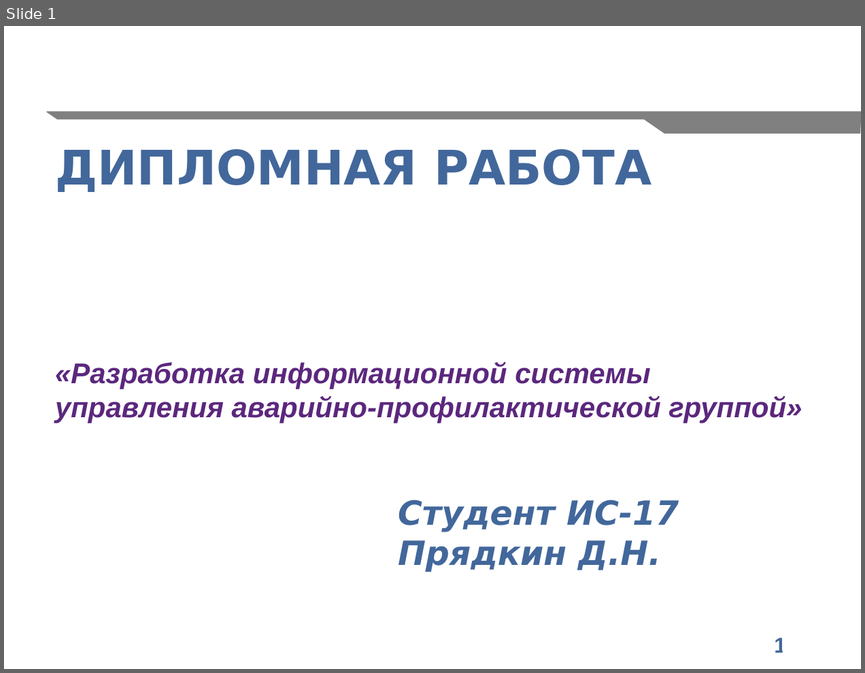
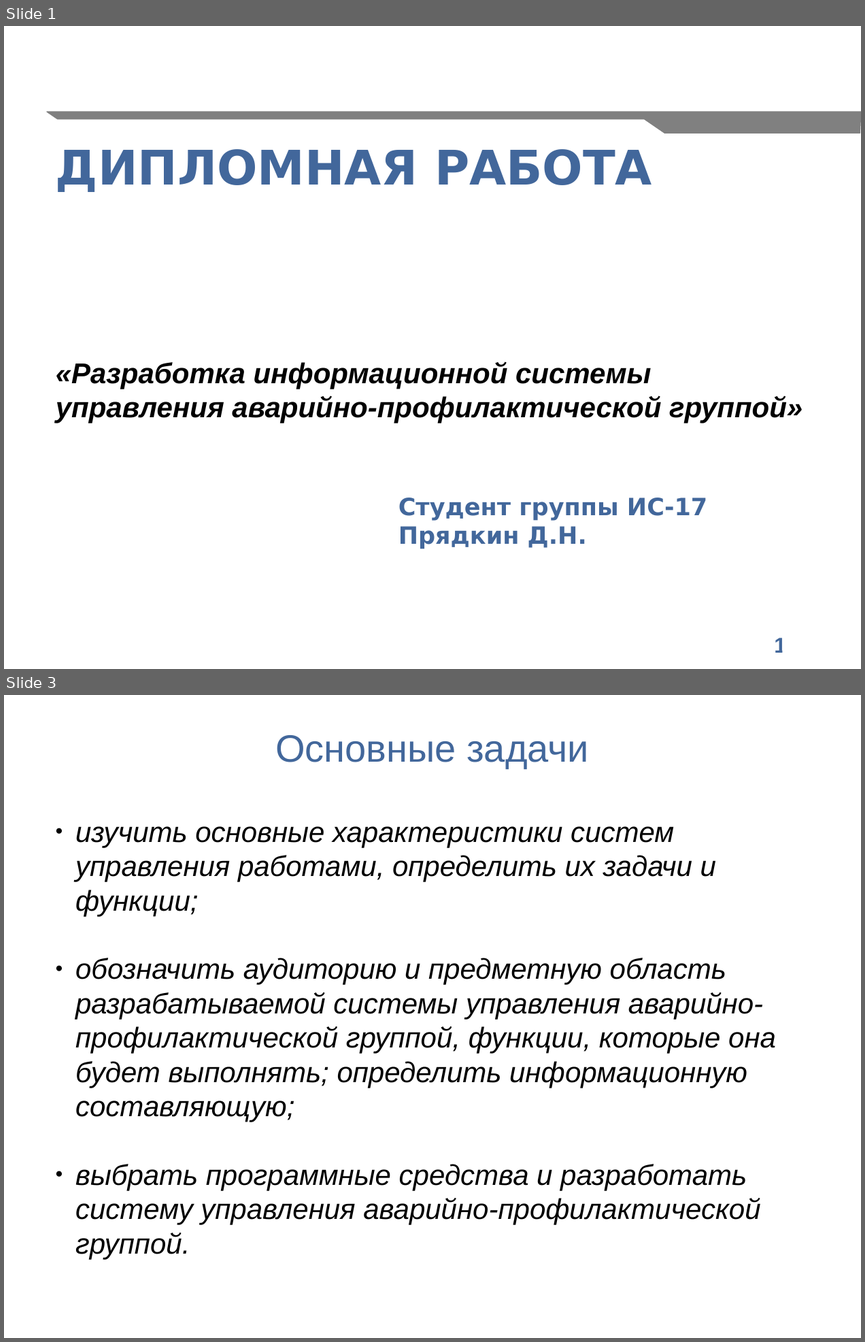
Before and after one commit to Dzmitry2020/workbook, a slide deck: docs/myPresentation.odp. Shown one above the other, each under a label of ours: slide 1 before the commit, slides 1 and 3 after it; the slides between them are not shown. The pictures are 865x673 and 865x1342 pixels, drawn with LibreOffice and Linux fonts; fonts in the diff are those of the drawing; background and template pictures are left out. Boxes give left, top, right and bottom in pixels: in the first picture for what was removed or moved away, otherwise in the second. Text is boxed around its words. In the diff, an @@ line names an element or a change of style, - is before the commit and + after.

```diff
--- a/docs/myPresentation.odp
+++ b/docs/myPresentation.odp
@@ slide 3 added at <box>4,695,861,1338</box>, background #FFFFFF @@
@@ text added at <box>275,735,589,769</box>, 32 pt, text #42679B @@
+Основные задачи
@@ text added at <box>75,826,776,1225</box>, 24 pt, text #000000, italic @@
+● изучить основные характеристики систем управления работами, определить их задачи и функции;
+● обозначить аудиторию и предметную область разрабатываемой системы управления аварийно-профилактической группой, функции, которые она будет выполнять; определить информационную составляющую;
+● выбрать программные средства и разработать систему управления аварийно-профилактической группой.
@@ slide 1 changed as well @@
@@ free "ДИПЛОМНАЯ РАБОТА": place and size @@
-free "ДИПЛОМНАЯ РАБОТА" at <box>55,149,802,571</box>
+free "ДИПЛОМНАЯ РАБОТА" at <box>47,133,811,553</box>
@@ text in free at <box>56,361,802,549</box>: text colour #5B277D to #000000 in "«Разработка информационной системы", "управления аварийно-профилактической группой»"; size 28 to 20 pt, italic off in "Прядкин Д.Н." @@
@@ text in free at <box>398,497,707,520</box>: text changed; size 28 to 20 pt; italic off @@
-Студент ИС-17
+Студент группы ИС-17
```
Also in this commit, not shown: 7 other slides added, 1 slide removed, 5 other files.
